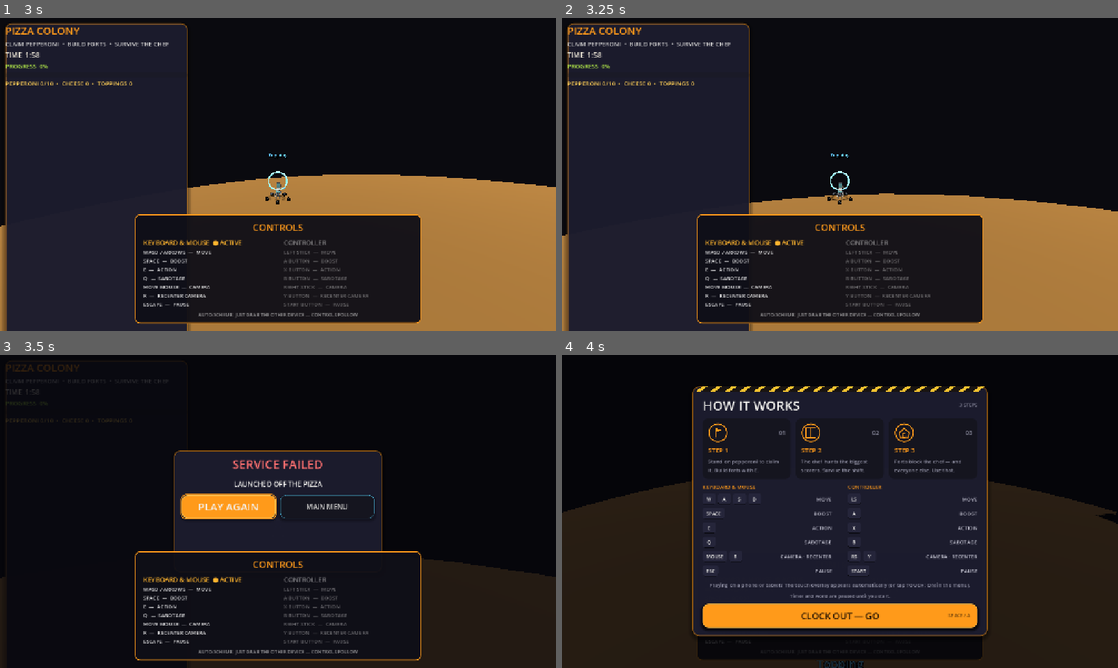
Above: before the commit, frames 1-4 (two rows, left to right).
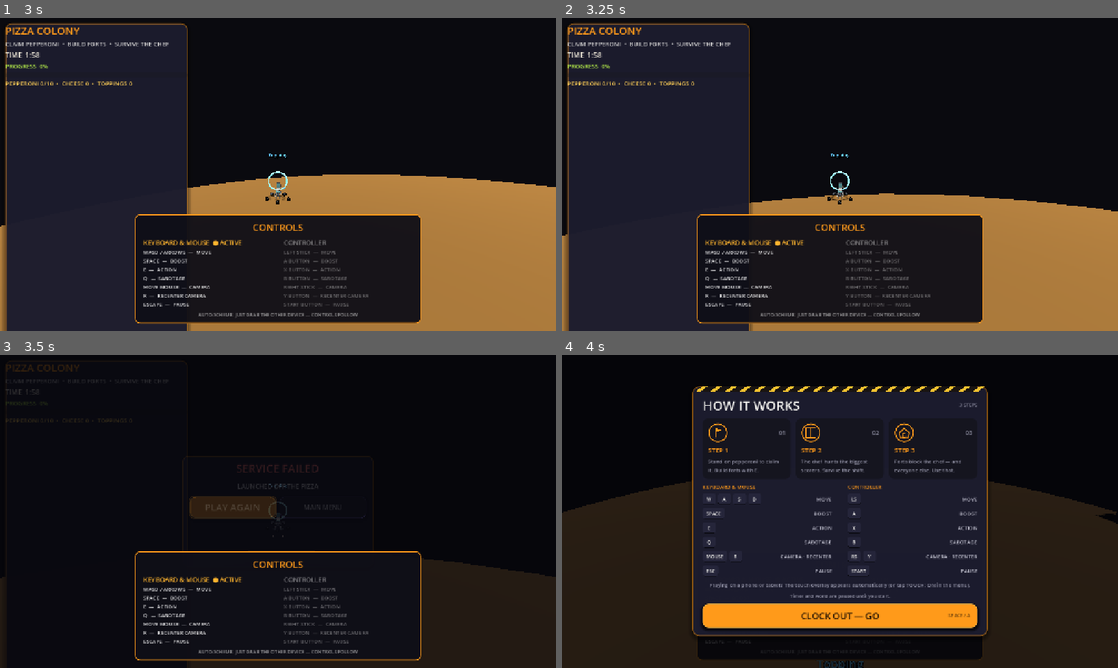
Above: after the commit, the same moments.

Repository: jiracipika/friday-evacuation
Game: Godot game, scene res://scenes/PizzaColony.tscn
The game is run twice, just before and just after one commit, with the same random seed, the same clock (stepped at 60 frames per second) and the same inputs. This scene is started directly instead of the project's main scene.
Inputs (mouse positions are in pixels of both pictures, inside the frame that each line leads up to):
- Up to frame 1 (3 s): click "CLOCK OUT — GO" at 0.5 s; tap Enter (ui_accept) at 1.25, 1.52, 1.82, 2.27, 2.57 s; move the mouse to (305, 174) at 1.27 s; hold E (action) 1.28-2.03 s; hold W (move_forward) from 1.28 s (still down); click (305, 174) at 1.42 s; move the mouse to (250, 174) at 2.02 s; tap E (action) at 2.1 s; move the mouse to (289, 168) at 2.77 s; hold Space (boost) from 2.78 s (still down)
- Up to frame 2 (3.25 s): keep holding W (move_forward); keep holding Space (boost); tap E (action) at 3.05 s
- Up to frame 3 (3.5 s): keep holding W (move_forward); keep holding Space (boost)
- Up to frame 4 (4 s): release W (move_forward) at 3.5 s; release Space (boost) at 3.5 s; click "PLAY AGAIN" at 3.5 s

Frames 1-2 are identical in both runs. In frame 3, 10% of the frame differs, in the area x 31-69%, y 30-63%; in frame 4, nothing differs.

Commit message:
P3: secondary-mode HUD/results parity — tokens, accents, motion
ModeHUD: LIME ready states + CORAL urgency (off-token hexes retired).
ModeResults: LIME win/CORAL loss headlines, VIOLET secondary menu
action, 52px targets, D5 fade+scale entrance (reduced-motion instant).
ModeResultsSmokeTest 6->11 checks; ModeHUDResponsive asserts the CORAL
token (source contract changed first). All three mode suites green.

Diff:
--- a/scripts/ModeHUD.gd
+++ b/scripts/ModeHUD.gd
@@ -48,7 +48,7 @@
 	_progress_fill.bg_color = UI_THEME.color(UI_THEME.ORANGE)
 	_progress_fill.set_corner_radius_all(6)
 	progress_bar.add_theme_stylebox_override("fill", _progress_fill)
-	status_label = _label("READY", 14, Color("a8ffbd"))
+	status_label = _label("READY", 14, UI_THEME.color(UI_THEME.LIME))
 	status_label.autowrap_mode = TextServer.AUTOWRAP_WORD_SMART
 	for item in [title_label, objective_label, timer_label, progress_label, progress_bar, status_label]:
 		box.add_child(item)
@@ -79,15 +79,17 @@
 	timer_label.text = "TIME  %s" % _format_time(time_limit)
 	_layout_hud()
 
-func update_state(remaining: float, progress: float, status: String, status_color := Color("a8ffbd")) -> void:
+func update_state(remaining: float, progress: float, status: String, status_color := Color(0, 0, 0, 0)) -> void:
+	if status_color.a <= 0.0:
+		status_color = UI_THEME.color(UI_THEME.LIME)
 	if not is_instance_valid(timer_label):
 		return
 	var safe_remaining := maxf(remaining, 0.0)
 	var urgent := safe_remaining > 0.0 and safe_remaining / _time_limit <= 0.2
 	timer_label.text = "TIME  %s" % _format_time(safe_remaining)
-	timer_label.add_theme_color_override("font_color", Color("ff7070") if urgent else UI_THEME.color(UI_THEME.PAPER))
+	timer_label.add_theme_color_override("font_color", UI_THEME.color(UI_THEME.CORAL) if urgent else UI_THEME.color(UI_THEME.PAPER))
 	progress_bar.value = clampf(progress * 100.0, 0.0, 100.0)
-	_progress_fill.bg_color = Color("ff7070") if urgent else UI_THEME.color(UI_THEME.ORANGE)
+	_progress_fill.bg_color = UI_THEME.color(UI_THEME.CORAL) if urgent else UI_THEME.color(UI_THEME.ORANGE)
 	progress_label.text = "PROGRESS  %d%%" % roundi(progress * 100.0)
 	status_label.text = status
 	status_label.add_theme_color_override("font_color", status_color)
--- a/scripts/ModeHUDResponsiveSmokeTest.gd
+++ b/scripts/ModeHUDResponsiveSmokeTest.gd
@@ -36,11 +36,12 @@
 	var timer := hud.get("timer_label") as Label
 	var progress := hud.get("progress_bar") as ProgressBar
 	hud.call("update_state", 17.0, 0.8, "LIST 4/5  •  CAUGHT 1/3", Color("ffcf55"))
-	check(timer.text == "TIME  0:17" and timer.get_theme_color("font_color") == Color("ff7070"), "low-time warning is coral and readable")
+	var UIT = load("res://scripts/UITheme.gd")
+	check(timer.text == "TIME  0:17" and timer.get_theme_color("font_color") == UIT.color(UIT.CORAL), "low-time warning is coral and readable")
 	var fill := progress.get_theme_stylebox("fill") as StyleBoxFlat
-	check(fill.bg_color == Color("ff7070"), "progress bar joins the low-time warning")
+	check(fill.bg_color == UIT.color(UIT.CORAL), "progress bar joins the low-time warning")
 	hud.call("update_state", 45.0, 0.5, "SHOPPING", Color("ffcf55"))
-	check(timer.get_theme_color("font_color") != Color("ff7070") and fill.bg_color != Color("ff7070"), "timer styling resets outside the warning window")
+	check(timer.get_theme_color("font_color") != UIT.color(UIT.CORAL) and fill.bg_color != UIT.color(UIT.CORAL), "timer styling resets outside the warning window")
 
 	if failures.is_empty():
 		print("ModeHUDResponsiveSmokeTest: %d/%d checks passed" % [checks, checks])
--- a/scripts/ModeResults.gd
+++ b/scripts/ModeResults.gd
@@ -61,7 +61,7 @@
 	rematch_button = Button.new()
 	rematch_button.text = "PLAY AGAIN"
 	rematch_button.size_flags_horizontal = Control.SIZE_EXPAND_FILL
-	rematch_button.custom_minimum_size = Vector2(0, 48)
+	rematch_button.custom_minimum_size = Vector2(0, 52)
 	rematch_button.pressed.connect(_rematch)
 	UI_THEME.apply_primary(rematch_button)
 	actions.add_child(rematch_button)
@@ -69,9 +69,10 @@
 	menu_button = Button.new()
 	menu_button.text = "MAIN MENU"
 	menu_button.size_flags_horizontal = Control.SIZE_EXPAND_FILL
-	menu_button.custom_minimum_size = Vector2(0, 48)
+	menu_button.custom_minimum_size = Vector2(0, 52)
 	menu_button.pressed.connect(_return_to_menu)
-	UI_THEME.apply_secondary(menu_button, UI_THEME.color(UI_THEME.CYAN))
+	# P3/D5: MAIN MENU reads as the violet secondary everywhere.
+	UI_THEME.apply_secondary(menu_button, UI_THEME.color(UI_THEME.VIOLET))
 	actions.add_child(menu_button)
 
 	get_viewport().size_changed.connect(_layout_panel)
@@ -82,8 +83,26 @@
 	if not is_instance_valid(title_label):
 		await ready
 	title_label.text = headline
-	title_label.add_theme_color_override("font_color", Color("a8ffbd") if won else Color("ff7070"))
+	# P3/D5: LIME for a win, CORAL for a loss — the same states the race
+	# HUD's urgency uses, replacing two off-token hexes.
+	title_label.add_theme_color_override("font_color",
+		UI_THEME.color(UI_THEME.LIME) if won else UI_THEME.color(UI_THEME.CORAL))
 	detail_label.text = detail
+	# D5 motion: fade+scale-in 0.4s ease-out (reduced motion = instant).
+	var a11y = load("res://scripts/Accessibility.gd")
+	var instant: bool = a11y != null and a11y.reduced_motion_enabled()
+	panel.pivot_offset = panel.size / 2.0
+	if instant:
+		panel.modulate = Color(1, 1, 1, 1)
+		panel.scale = Vector2.ONE
+	else:
+		panel.modulate = Color(1, 1, 1, 0)
+		panel.scale = Vector2(0.9, 0.9)
+		var tw := create_tween().set_parallel(true)
+		tw.tween_property(panel, "modulate:a", 1.0, 0.4) \
+			.set_trans(Tween.TRANS_QUAD).set_ease(Tween.EASE_OUT)
+		tw.tween_property(panel, "scale", Vector2.ONE, 0.4) \
+			.set_trans(Tween.TRANS_QUAD).set_ease(Tween.EASE_OUT)
 
 func _layout_panel() -> void:
 	if not is_instance_valid(panel):
--- a/scripts/ModeResultsSmokeTest.gd
+++ b/scripts/ModeResultsSmokeTest.gd
@@ -40,6 +40,27 @@
 	else:
 		check(false, "results panel exists")
 
+	# P3 contract: D5 accent rules on the shared mode results.
+	var UIT = load("res://scripts/UITheme.gd")
+	check(title != null
+		and title.get_theme_color("font_color").is_equal_approx(UIT.color(UIT.LIME)),
+		"win headline uses the LIME token")
+	check(rematch != null and rematch.custom_minimum_size.y >= 52.0,
+		"replay action is a 52px primary target")
+	check(menu != null and menu.custom_minimum_size.y >= 52.0,
+		"menu action is a 52px target")
+	if menu != null:
+		var msb: StyleBoxFlat = menu.get_theme_stylebox("normal")
+		# apply_secondary draws the accent at 28% alpha on "normal".
+		check(msb != null and msb.border_color.is_equal_approx(Color(UIT.color(UIT.VIOLET), 0.28)),
+			"menu action carries the VIOLET secondary accent")
+	# Entrance motion settles (real-time wait; headless frames are ~instant).
+	await create_timer(0.7).timeout
+	if overlay.get("panel") is PanelContainer:
+		var pnl := (overlay.get("panel") as PanelContainer)
+		check(is_equal_approx(pnl.modulate.a, 1.0) and pnl.scale.is_equal_approx(Vector2.ONE),
+			"entrance animation settles to identity")
+
 	if failures.is_empty():
 		print("ModeResultsSmokeTest: %d/%d checks passed" % [checks, checks])
 		quit(0)
Not shown, changed: docs/ui-continuation/STATUS.md
Not shown, added: docs/ui-continuation/results/P3.md
